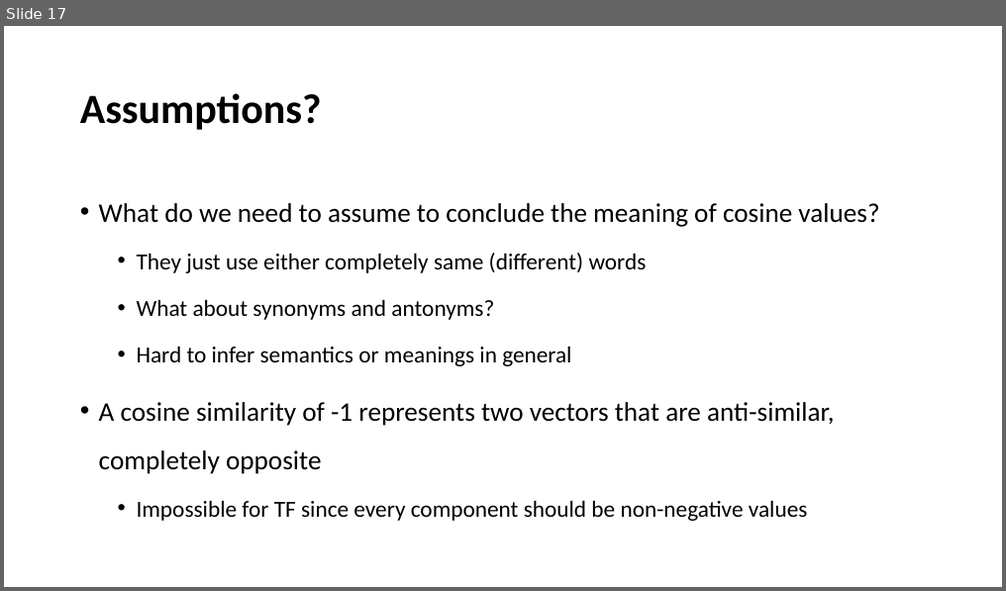
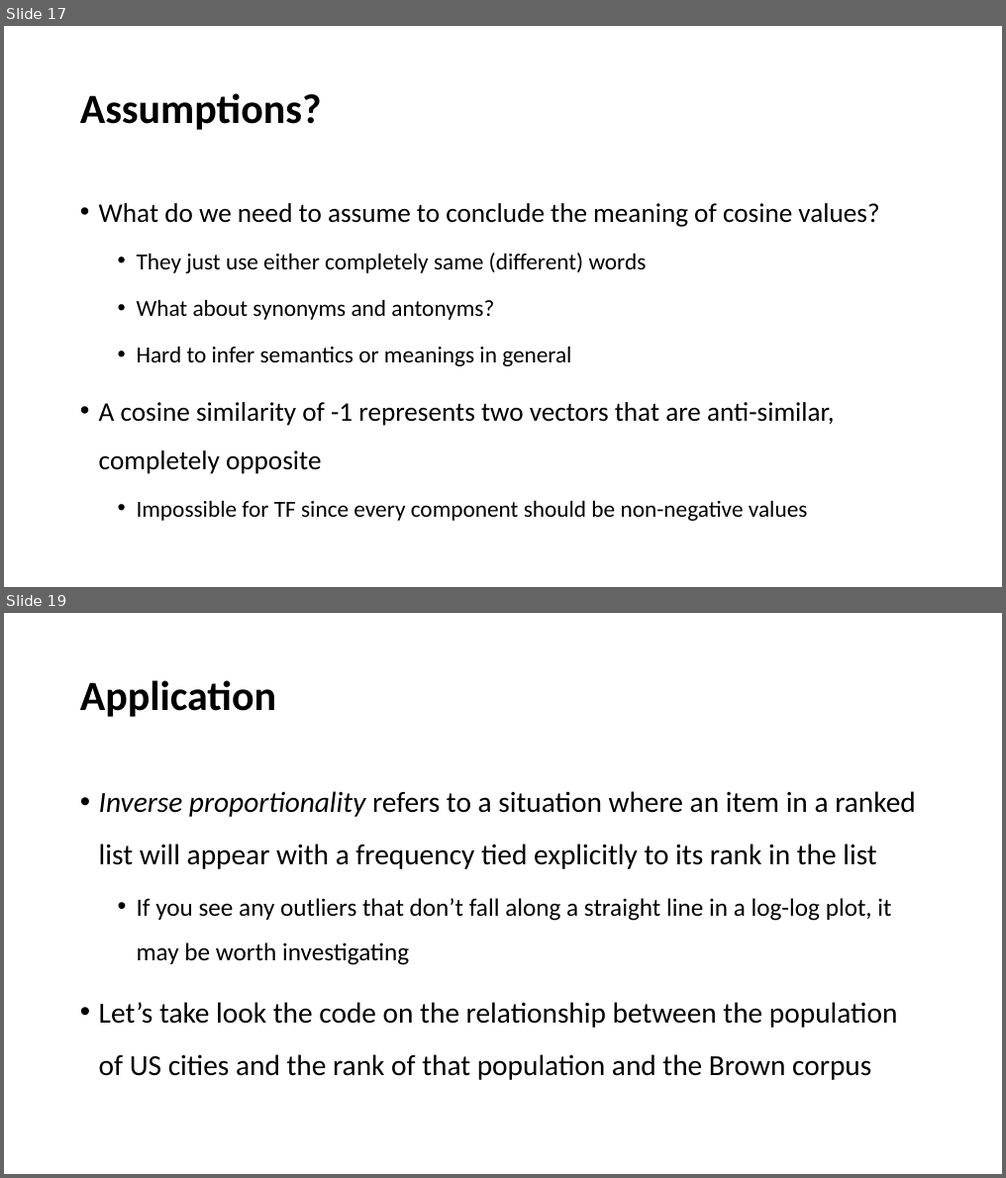
Before and after one commit to YeabinMoonEcon/BUS211, a slide deck: BUS243_NLP/lecture_notes/Lecture3.pptx. Shown one above the other, each under a label of ours: slide 17 before the commit, slides 17 and 19 after it; the slides between them are not shown. The pictures are 1006x591 and 1006x1178 pixels, drawn with LibreOffice and Linux fonts; fonts in the diff are those of the drawing. Boxes give left, top, right and bottom in pixels: in the first picture for what was removed or moved away, otherwise in the second. Text is boxed around its words. In the diff, an @@ line names an element or a change of style, - is before the commit and + after.

```diff
--- a/BUS243_NLP/lecture_notes/Lecture3.pptx
+++ b/BUS243_NLP/lecture_notes/Lecture3.pptx
@@ slide 19 added at (4, 613, 1002, 1174), background #FFFFFF @@
@@ title added at (80, 680, 276, 717), 40 pt, text #000000, bold @@
+Application
@@ text added at (99, 791, 916, 1080), 28 pt, text #000000 @@
+• Inverse proportionality refers to a situation where an item in a ranked list will appear with a frequency tied explicitly to its rank in the list
+  • If you see any outliers that don’t fall along a straight line in a log-log plot, it may be worth investigating
+• Let’s take look the code on the relationship between the population of US cities and the rank of that population and the Brown corpus
```
Also in this commit, not shown: 1 slide changed, 13 other slides added, 4 other files.
